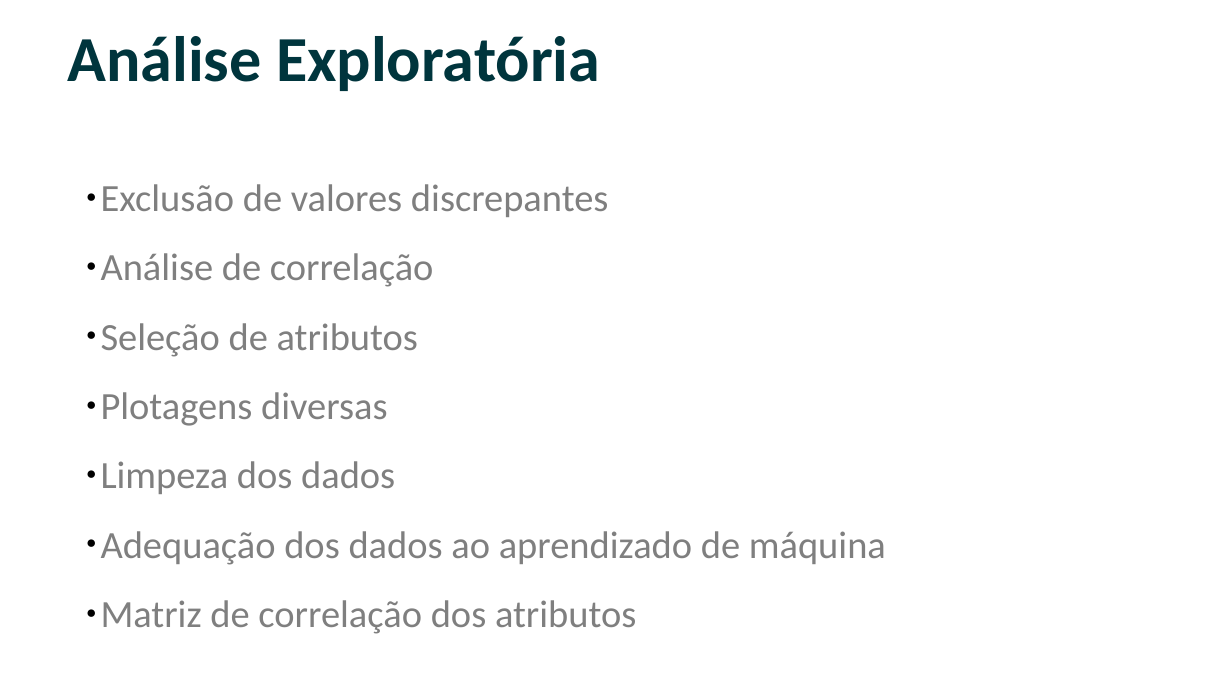
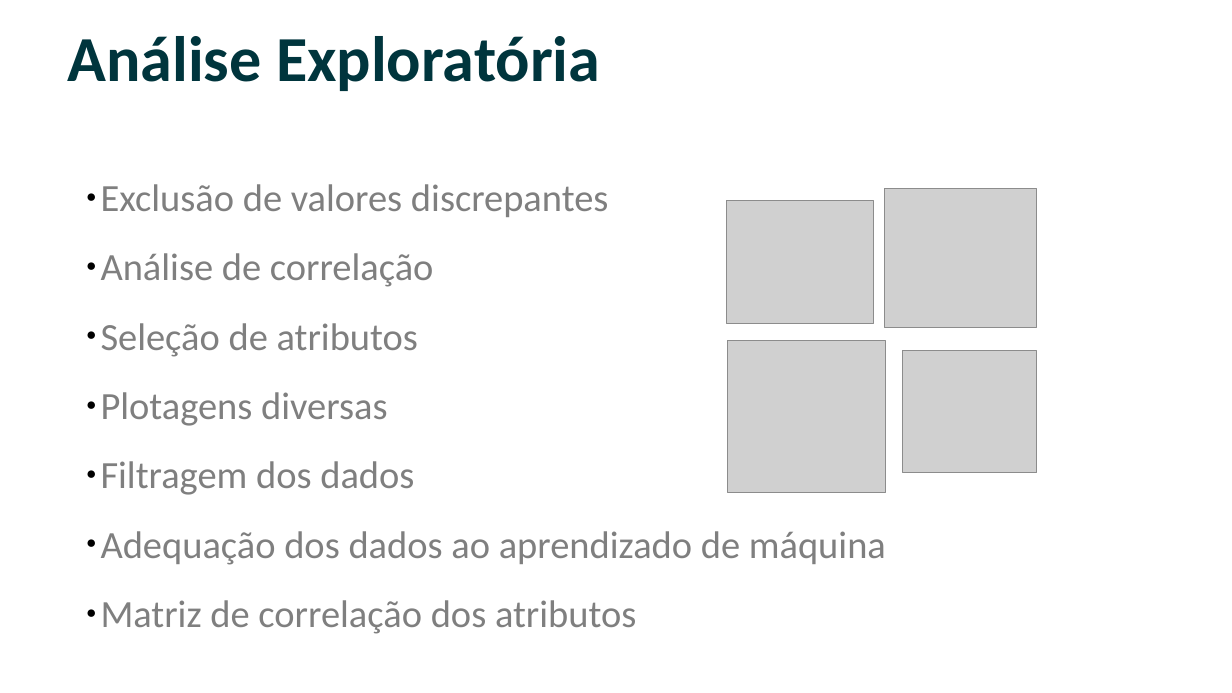
Before and after one commit to frlsouza/pmv_tcc_airbnb, a slide deck: slide 6 of Slides - Fabio Rafael - Ciência de Dados e Big Data.odp. Drawn at 1232x693 pixels with LibreOffice and Linux fonts; fonts in the diff are those of the drawing; grey boxes stand for pictures; background and template pictures are left out. Boxes give left, top, right and bottom in pixels: in the first picture for what was removed or moved away, otherwise in the second. Text is boxed around its words. In the diff, an @@ line names an element or a change of style, - is before the commit and + after.

```diff
--- a/Slides - Fabio Rafael - Ciência de Dados e Big Data.odp
+++ b/Slides - Fabio Rafael - Ciência de Dados e Big Data.odp
@@ picture added at box(727, 201, 873, 324) @@
@@ picture added at box(884, 189, 1037, 328) @@
@@ picture added at box(727, 341, 885, 493) @@
@@ picture added at box(903, 351, 1037, 473) @@
@@ subtitle at box(101, 461, 414, 495): text changed @@
-● Limpeza dos dados
+● Filtragem dos dados
```
Also in this commit, not shown: 6 other slides changed, 1 other file.
